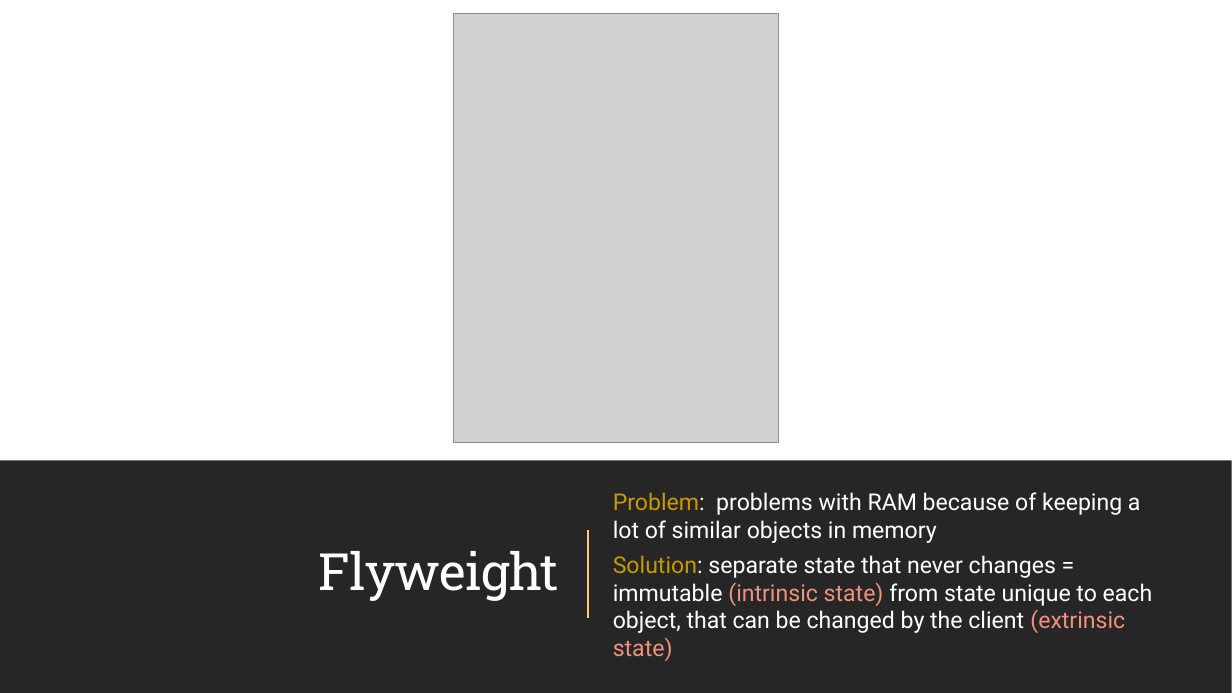
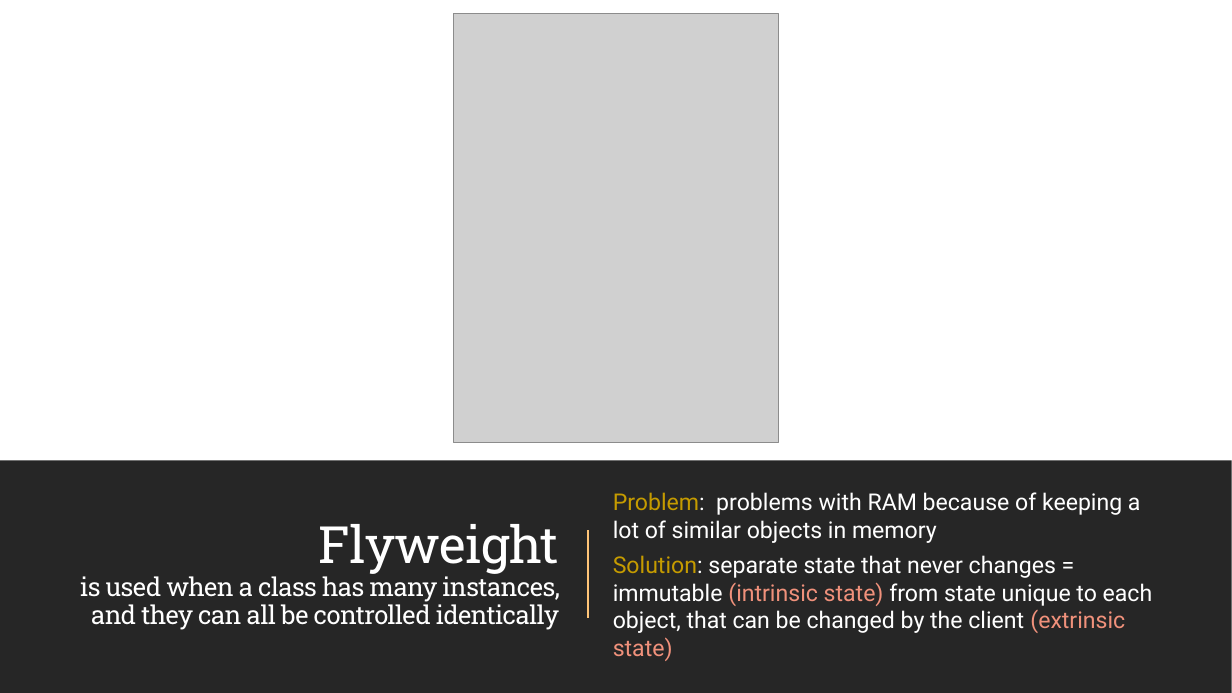
Before and after one commit to amturian/design-patterns, a slide deck: slide 13 of PPT Presentations/DesignPatterns-StructuralPatterns.pptx. Drawn at 1232x693 pixels with LibreOffice and Linux fonts; fonts in the diff are those of the drawing; grey boxes stand for pictures. Boxes give left, top, right and bottom in pixels: in the first picture for what was removed or moved away, otherwise in the second. Text is boxed around its words. In the diff, an @@ line names an element or a change of style, - is before the commit and + after.

```diff
--- a/PPT Presentations/DesignPatterns-StructuralPatterns.pptx
+++ b/PPT Presentations/DesignPatterns-StructuralPatterns.pptx
@@ title at (80,524,559,630): text changed; size 40 to 20 pt @@
-Flyweight
+Flyweight
+is used when a class has many instances, and they can all be controlled identically
```
Also in this commit, not shown: 4 other slides changed, 1 slide added, 1 other file.
